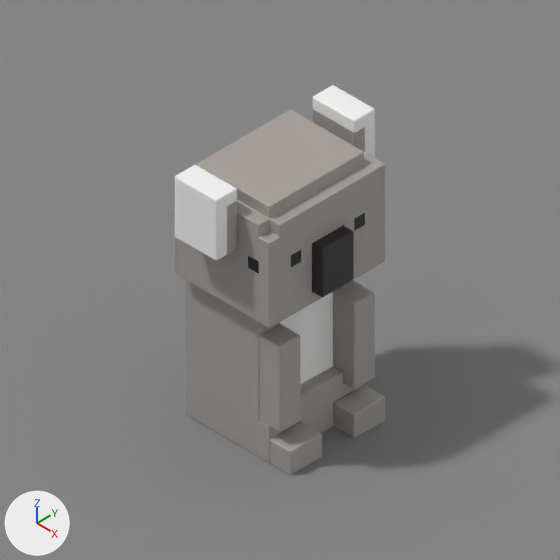
The Blender file 02 Animals/26-007 · Koala/blender/26-007 · Koala.blend, before and after one commit.
Rendered twice from the file's camera 'CAM · ILL 1x1'. Arrows for +X, +Y and +Z are at lower left; the lights stay in place. The first picture is the older version.

Objects in the first picture: 'VF · body', 'VF · ears', 'VF · ground', 'VF · head', 'VF · legs'.
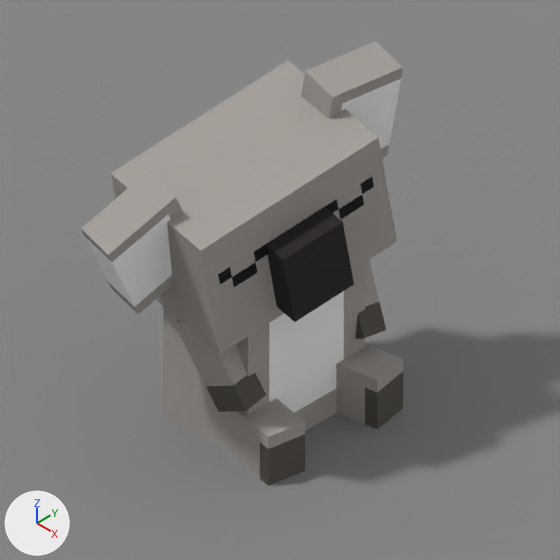
Patch to the scene script:
```diff
--- a/02 Animals/26-007 · Koala/blender/26-007 · Koala.blend.py
+++ b/02 Animals/26-007 · Koala/blender/26-007 · Koala.blend.py
@@ me_vf___body @@
-me_vf___body.from_pydata(...)  # 514 vertices, 483 faces; spans x 0.1..0.9, y -0.4..0.5, z 0.0..1.2
+me_vf___body.from_pydata(...)  # 634 vertices, 632 faces; spans x 0.0..0.8, y -0.5..0.6, z 0.0..1.2
+# me_vf___body part 1: 204 vertices moved from x 0.1..0.9, y -0.4..0.5, z 0.0..1.1 to x 0.0..0.8, y -0.5..0.6, z 0.0..1.2; 84 vertices removed from x 0.1..0.9, y -0.4..0.5, z 0.0..1.1; 180 vertices added at x 0.0..0.8, y -0.5..0.6, z 0.0..1.2
+# me_vf___body part 2: 311 kept faces spanning x 0.0..0.8, y -0.5..0.6, z 0.0..1.2 are now shaded flat
+# me_vf___body part 3: 3 faces spanning x 0.8, y -0.3..0.4, z 0.3..1.1 switch from mat_vf___fur___stone_400 (grey #a6a09b) to mat_vf___white___stone_100 (white #f5f5f4)
+# other edits to the shape of me_vf___body do not show in these pictures
@@ me_vf___head @@
-me_vf___head.from_pydata(...)  # 520 vertices, 494 faces; spans x 0.1..1.1, y -0.5..0.6, z 1.2..2.1
+me_vf___head.from_pydata(...)  # 802 vertices, 800 faces; spans x -0.45..0.55, y -0.75..0.75, z 0.0..1.0
+# me_vf___head part 4: 802 vertices added at x -0.45..0.55, y -0.75..0.75, z 0.0..1.0
+# me_vf___head part 5: 520 vertices removed from x 0.1..1.1, y -0.5..0.6, z 1.2..2.1
+# me_vf___head part 6: the surface is now shaded flat
 me_vf___head.materials.append(mat_vf___eye___neutral_950)
@@ ob_vf___ears @@
-ob_vf___ears = bpy.data.objects.new('VF · ears', me_vf___ears)
@@ ob_vf___head @@
 ob_vf___head = bpy.data.objects.new('VF · head', me_vf___head)
-ob_vf___head.location = (0.0, 0.0, 0.0)
-_m = ob_vf___head.modifiers.new('VF bevel', 'BEVEL')
-_m.width = 0.012
-_m.width_pct = 0.012
-_m.segments = 4
-_m.harden_normals = True
+ob_vf___head.location = (0.35, 0.05, 1.2)
+ob_vf___head.rotation_euler = (0.209, 0.0698, -0.14)  # degrees (12, 4, -8)
@@ ob_vf___legs @@
-ob_vf___legs = bpy.data.objects.new('VF · legs', me_vf___legs)
@@ ob_vf___nose @@
+ob_vf___nose = bpy.data.objects.new('VF · nose', me_vf___nose)  # 106 vertices, 104 faces; spans x 0.0..0.2, y -0.25..0.25, z -0.25..0.35; in mat_vf___nose___stone_800 (black #292524)
+ob_vf___nose.location = (0.907, -0.102, 1.503)
+ob_vf___nose.rotation_euler = (0.209, 0.0698, -0.14)  # degrees (12, 4, -8)
@@ ob_vf___leg_r @@
+ob_vf___leg_r = bpy.data.objects.new('VF · leg_r', me_vf___leg_r)  # 110 vertices, 108 faces; spans x -0.1..0.5, y -0.2..0.1, z -0.15..0.25; in mat_vf___fur___stone_400 (grey #a6a09b), mat_vf___paw___stone_600 (dark grey #57534d)
+ob_vf___leg_r.location = (0.6, 0.5, 0.15)
+ob_vf___leg_r.rotation_euler = (0.0, 0.0, 0.175)  # degrees (0, 0, 10)
@@ ob_vf___leg_l @@
+ob_vf___leg_l = bpy.data.objects.new('VF · leg_l', me_vf___leg_l)  # 110 vertices, 108 faces; spans x -0.1..0.5, y -0.1..0.2, z -0.15..0.25; in mat_vf___fur___stone_400 (grey #a6a09b), mat_vf___paw___stone_600 (dark grey #57534d)
+ob_vf___leg_l.location = (0.6, -0.4, 0.15)
+ob_vf___leg_l.rotation_euler = (0.0, 0.0, -0.175)  # degrees (0, 0, -10)
@@ ob_vf___ear_r @@
+ob_vf___ear_r = bpy.data.objects.new('VF · ear_r', me_vf___ear_r)  # 182 vertices, 180 faces; spans x -0.1..0.2, y -0.1..0.5, z -0.35..0.45; in mat_vf___fur___stone_400 (grey #a6a09b), mat_vf___white___stone_100 (white #f5f5f4)
+ob_vf___ear_r.location = (0.427, 0.524, 2.07)
+ob_vf___ear_r.rotation_euler = (-0.0322, 0.172, -0.118)  # degrees (-1.8, 10, -6.8)
@@ ob_vf___ear_l @@
+ob_vf___ear_l = bpy.data.objects.new('VF · ear_l', me_vf___ear_l)  # 182 vertices, 180 faces; spans x -0.1..0.2, y -0.5..0.1, z -0.35..0.45; in mat_vf___fur___stone_400 (grey #a6a09b), mat_vf___white___stone_100 (white #f5f5f4)
+ob_vf___ear_l.location = (0.232, -0.733, 1.8)
+ob_vf___ear_l.rotation_euler = (0.456, 0.172, -0.118)  # degrees (26, 10, -6.8)
@@ ob_vf___arm_r @@
+ob_vf___arm_r = bpy.data.objects.new('VF · arm_r', me_vf___arm_r)  # 84 vertices, 82 faces; spans x -0.15..0.15, y -0.05..0.15, z -0.65..0.05; in mat_vf___fur___stone_400 (grey #a6a09b), mat_vf___paw___stone_600 (dark grey #57534d)
+ob_vf___arm_r.location = (0.45, 0.65, 1.05)
+ob_vf___arm_r.rotation_euler = (-0.14, -0.489, 0.0)  # degrees (-8, -28, 0)
@@ ob_vf___arm_l @@
+ob_vf___arm_l = bpy.data.objects.new('VF · arm_l', me_vf___arm_l)  # 84 vertices, 82 faces; spans x -0.15..0.15, y -0.15..0.05, z -0.65..0.05; in mat_vf___fur___stone_400 (grey #a6a09b), mat_vf___paw___stone_600 (dark grey #57534d)
+ob_vf___arm_l.location = (0.45, -0.55, 1.05)
+ob_vf___arm_l.rotation_euler = (0.14, -0.489, 0.0)  # degrees (8, -28, 0)
```

What differs and where, as boxes [x1, y1, x2, y2] in the pictures (560 x 560 px; the box of a moved part takes in the faces that stretch with it):
'VF · head', reshaped, moved, turned, modifiers changed: before [175, 110, 385, 328]; after [111, 60, 397, 355]
'VF · body', reshaped (13% wider): before [185, 280, 364, 463]; after [163, 262, 365, 451]
'VF · legs', deleted: before [260, 281, 385, 475]
'VF · ear_l', added: after [81, 171, 183, 314]
'VF · ears', deleted: before [175, 85, 375, 260]
'VF · nose', added (black): after [266, 207, 354, 322]
'VF · ear_r', added: after [301, 41, 403, 158]
'VF · leg_l', added: after [226, 398, 305, 486]
'VF · leg_r', added: after [336, 344, 403, 429]
'VF · arm_l', added: after [174, 319, 266, 412]
'VF · arm_r', added: after [355, 260, 386, 339]
part 1 of me_vf___body, moved or reshaped: before [185, 280, 364, 463]; after [163, 268, 365, 446]
part 2 of me_vf___body, shading changed: before [195, 280, 354, 462]; after [205, 269, 365, 446]
part 3 of me_vf___body, recoloured: before [269, 285, 344, 390]; after [269, 316, 312, 396]
part 4 of me_vf___head, added: after [111, 60, 397, 355]
part 5 of me_vf___head, deleted: before [175, 110, 385, 328]
